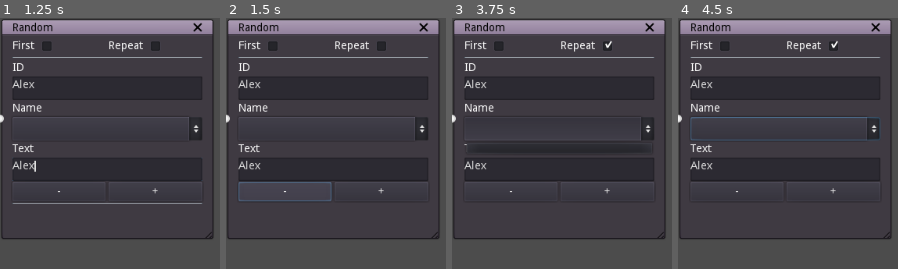
Above: before the commit, frames 1-4 (left to right).
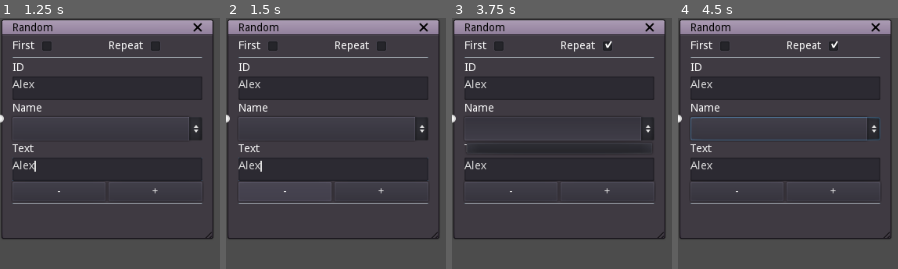
Above: after the commit, the same moments.

Repository: Fantoser/dialogue_tree_editor
Game: Godot game, scene res://Nodes/Random.tscn
The game is run twice, just before and just after one commit, with the same random seed, the same clock (stepped at 60 frames per second) and the same inputs. This scene is started directly instead of the project's main scene.
Inputs (mouse positions are in pixels of both pictures, inside the frame that each line leads up to):
- Up to frame 1 (1.25 s): click (107, 88) at 0.52 s; type "Alex" at 0.6 s; click (107, 168) at 0.75 s; type "Alex" at 0.83 s
- Up to frame 2 (1.5 s): click "-" at 1.25 s
- Up to frame 3 (3.75 s): click (498, 45) at 2 s; click (608, 45) at 2.75 s; click (559, 128) at 3.5 s
- Up to frame 4 (4.5 s): click "+" at 4.25 s

Frame 1 is identical in both runs. In frame 2, 0.6% of the frame differs, in the area x 5-92%, y 56-75%; in frame 3, 0.3%; in frame 4, 0.3%.

Commit message:
FIxing some issue, beautifying the code

Diff:
--- a/Main.gd
+++ b/Main.gd
@@ -19,34 +19,36 @@
 onready var nameInput = $"VBoxContainer3/TextEdit"
 onready var nameList = $"VBoxContainer3/NameList"
 
-func _ready():
-	pass # Replace with function body.
 
 func _process(delta):
 	if Input.is_action_just_pressed("button1"):
 		print($GraphEdit.get_connection_list())
-#	if Input.is_action_just_pressed("button2"):
-#		$GraphEdit.connect_node("Text node", 0, "@Text node@43", 0)
+
 
 func _on_Text_node_pressed():
 	node = text_node.instance()
 	add_node(node)
 
+
 func _on_Divert_node_pressed():
 	node = divert_node.instance()
 	add_node(node)
 
+
 func _on_Question_node_pressed():
 	node = question_node.instance()
 	add_node(node)
 
+
 func _on_Action_node_pressed():
 	node = action_node.instance()
 	add_node(node)
 
+
 func _on_Random_node_pressed():
 	node = random_node.instance()
 	add_node(node)
+
 
 func add_node(node):
 	node.node_id = node_index
@@ -59,14 +61,18 @@
 	node_index += 1
 	node_offset += 1
 
+
 func _on_GraphEdit_connection_request(from, from_slot, to, to_slot):
 	$GraphEdit.connect_node(from, from_slot, to, to_slot)
 
+
 func _on_GraphEdit_disconnection_request(from, from_slot, to, to_slot):
 	$GraphEdit.disconnect_node(from, from_slot, to, to_slot)
 
+
 func _on_GraphEdit_scroll_offset_changed(ofs):
 	node_offset = 0
+
 
 func _on_Save_pressed():
 	mode = "save"
@@ -173,8 +179,6 @@
 		file.close()
 	else:
 		print("ERROR")
-#	print(connectlist)
-#	print(dialogue)
 
 
 func write_dialogue(connectlist):
@@ -285,6 +289,7 @@
 	dialogue = {}
 	save_file = null
 
+
 func _create_and_connect(from_node, type):
 	match type:
 		"text":
@@ -307,6 +312,7 @@
 	$GraphEdit.connect_node(from_node.name , 0, node.name, 0)
 	node_index += 1
 
+
 func _on_Add_pressed():
 	nameList.add_item(nameInput.text)
 	theNameList.append(nameInput.text)
@@ -326,21 +332,25 @@
 		_remove_nodes_namelist(nameList.get_selected_items()[0])
 		nameList.remove_item(nameList.get_selected_items()[0])
 
+
 func _add_nodes_namelist(name):
 	for node in $GraphEdit.get_children():
 		if node is GraphNode and node.Type != "divert":
 			node._add_name(name)
 
+
 func _edit_nodes_namelist(id, to):
 	for node in $GraphEdit.get_children():
 		if node is GraphNode and node.Type != "divert":
 			node._edit_name(id, to)
 
+
 func _remove_nodes_namelist(id):
 	for node in $GraphEdit.get_children():
 		if node is GraphNode and node.Type != "divert":
 			node._remove_name(id)
 
+
 func _load_namelist(node):
 	for i in range(nameList.get_item_count()):
 		node._add_name(nameList.get_item_text(i))
--- a/Nodes/Divert.gd
+++ b/Nodes/Divert.gd
@@ -10,12 +10,12 @@
 var Value = null
 var const_size = null
 
-onready var condition = $All/Condition
+onready var condition = $"All/Condition"
 onready var dictionary = $"All/Dictionary text"
 onready var variable = $"All/Variable text"
 onready var value = $"All/Value text"
 
-# Called when the node enters the scene tree for the first time.
+
 func _ready():
 	real_id = node_id
 	condition.add_item("boolean")
@@ -26,10 +26,10 @@
 	const_size = rect_min_size
 
 
-# Called every frame. 'delta' is the elapsed time since the previous frame.
+
 func _process(delta):
 	rect_size = const_size
-#	$TextEdit.rect_size[1] = self.rect_size[1]-50
+
 
 func loading(node):
 	if node.had("dictionary"):
@@ -46,6 +46,7 @@
 
 	condition.select(node["condition"])
 
+
 func _on_Divert_node_close_request():
 	queue_free()
 
@@ -58,18 +59,23 @@
 func _on_Divert_node_resized():
 	$"All".rect_min_size.y = self.get_rect().size.y - 180
 
+
 func _on_ID_text_text_changed():
 	node_id = $"All/ID text".text
+
 
 func _on_Condition_item_selected(ID):
 	Condition = condition.get_item_text(ID)
 	CondID = ID
 
+
 func _on_Dictionary_text_text_changed():
 	Dict = dictionary.text
 
+
 func _on_Variable_text_text_changed():
 	Variable = variable.text
+
 
 func _on_Value_text_text_changed():
 	Value = value.text
@@ -82,6 +88,7 @@
 	else:
 		node_id = real_id
 
+
 func _on_Repeat_checkBox_pressed():
 	if $"Firstrepeat/Repeat/Repeat checkbox".pressed == true:
 		$"Firstrepeat/First/First checkbox".pressed = false
--- a/Nodes/Question.gd
+++ b/Nodes/Question.gd
@@ -13,17 +13,15 @@
 
 onready var nameList = $"All/Name text"
 
-# Called when the node enters the scene tree for the first time.
+
 func _ready():
 	real_id = node_id
 	_on_Add_pressed()
 	const_size = rect_min_size
 
 
-# Called every frame. 'delta' is the elapsed time since the previous frame.
 func _process(delta):
 	rect_size = const_size
-#	$TextEdit.rect_size[1] = self.rect_size[1]-50
 
 
 func loading(node):
@@ -43,6 +41,7 @@
 		textbar.text = node["options"][i]
 		Options[i] = node["options"][i]
 
+
 func _on_Question_node_close_request():
 	queue_free()
 
@@ -54,6 +53,7 @@
 
 func _on_Question_node_resized():
 	$"All".rect_min_size.y = self.get_rect().size.y - all_miny
+
 
 func _on_Add_pressed():
 
@@ -86,11 +86,14 @@
 		self.get_child(get_child_count()-1).queue_free()
 		slots_count -= 1
 
+
 func _option_Change(node, slot):
 	Options[slot] = node.text
 
+
 func _on_ID_text_text_changed():
 	node_id = $"All/ID text".text
+
 
 func _on_Name_text_text_changed():
 	Name = $"All/Name text".text
@@ -107,6 +110,7 @@
 	else:
 		node_id = real_id
 
+
 func _on_Repeat_checkBox_pressed():
 	if $"Firstrepeat/Repeat/Repeat checkbox".pressed == true:
 		$"Firstrepeat/First/First checkbox".pressed = false
@@ -114,11 +118,14 @@
 	else:
 		node_id = real_id
 
+
 func _add_name(name):
 	nameList.add_item(name)
+
 
 func _edit_name(id, to):
 	nameList.set_item_text(id, to)
 
+
 func _remove_name(id):
 		nameList.remove_item(id)
--- a/Nodes/Random.gd
+++ b/Nodes/Random.gd
@@ -13,16 +13,15 @@
 
 onready var nameList = $"All/Name text"
 
+
 func _ready():
 	real_id = node_id
 	_on_Add_pressed()
 	const_size = rect_min_size
 
 
-# Called every frame. 'delta' is the elapsed time since the previous frame.
 func _process(delta):
 	rect_size = const_size
-#	$TextEdit.rect_size[1] = self.rect_size[1]-50
 
 
 func loading(node):
@@ -30,12 +29,15 @@
 		$"All/Name text".text = node["name"]
 		Name = node["name"]
 
+
 	if node.has("content"):
 		$"All/Text text".text = node["content"]
 		Text = node["content"]
 
+
 	for i in range(1, node["value"].size()):
 		_on_Add_pressed()
+
 
 func _on_Random_node_close_request():
 	queue_free()
@@ -49,6 +51,7 @@
 func _on_Random_node_resized():
 	$"All".rect_min_size.y = self.get_rect().size.y - all_miny
 
+
 func _on_Add_pressed():
 
 	all_miny += 30
@@ -56,29 +59,24 @@
 
 	var container = VBoxContainer.new()
 
-#	textbar.connect("text_changed", self, "_variable_Change", [textbar, slots_count-5])
-#	textbar2.connect("text_changed", self, "_value_Change", [textbar, slots_count-5])
-
 	container.rect_min_size[1] = 30
 	container.set_v_size_flags(SIZE_EXPAND_FILL)
-#	textbar.set_v_size_flags(SIZE_EXPAND_FILL)
-#	textbar2.set_v_size_flags(SIZE_EXPAND_FILL)
+
 
 	slots_count += 1
 	set_slot(slots_count, false, 0, Color(1, 1, 1, 1), true, 0, Color(1, 1, 1, 1))
 
 	container.add_child(HSeparator.new())
-#	container.add_child(textbar)
-#	container.add_child(textbar2)
 	self.add_child(container)
 
 
 func _on_Remove_pressed():
-	if slots_count > 1:
+	if slots_count > 5:
 		all_miny -= 30
 		self.rect_min_size[1] -= 30
 		self.get_child(get_child_count()-1).queue_free()
 		slots_count -= 1
+
 
 func _on_Variable_check_pressed():
 	if $"HBoxContainer/HBoxContainer2/Variable check".pressed == true:
@@ -93,8 +91,10 @@
 	else:
 		$"HBoxContainer/HBoxContainer3/Random check".pressed = true
 
+
 func _on_ID_text_text_changed():
 	node_id = $"All/ID text".text
+
 
 func _on_Name_text_text_changed():
 	Name = $"All/Name text".text
@@ -111,6 +111,7 @@
 	else:
 		node_id = real_id
 
+
 func _on_Repeat_checkBox_pressed():
 	if $"Firstrepeat/Repeat/Repeat checkbox".pressed == true:
 		$"Firstrepeat/First/First checkbox".pressed = false
@@ -118,11 +119,14 @@
 	else:
 		node_id = real_id
 
+
 func _add_name(name):
 	nameList.add_item(name)
+
 
 func _edit_name(id, to):
 	nameList.set_item_text(id, to)
 
+
 func _remove_name(id):
-		nameList.remove_item(id)
+	nameList.remove_item(id)
--- a/Nodes/Random.tscn
+++ b/Nodes/Random.tscn
@@ -144,7 +144,6 @@
 margin_bottom = 213.0
 
 [node name="Button container" type="HBoxContainer" parent="."]
-editor/display_folded = true
 margin_left = 16.0
 margin_top = 214.0
 margin_right = 259.0
@@ -154,14 +153,18 @@
 [node name="Remove" type="Button" parent="Button container"]
 margin_right = 119.0
 margin_bottom = 25.0
+focus_mode = 0
 size_flags_horizontal = 3
+enabled_focus_mode = 0
 text = "-"
 
 [node name="Add" type="Button" parent="Button container"]
 margin_left = 123.0
 margin_right = 243.0
 margin_bottom = 25.0
+focus_mode = 0
 size_flags_horizontal = 3
+enabled_focus_mode = 0
 text = "+"
 
 [node name="HSeparator2" type="HSeparator" parent="."]
--- a/Nodes/Text.gd
+++ b/Nodes/Text.gd
@@ -14,7 +14,7 @@
 
 signal text_butt(offset)
 
-# Called when the node enters the scene tree for the first time.
+
 func _ready():
 	real_id = node_id
 	const_size = rect_min_size
@@ -24,6 +24,7 @@
 	$"HSplitContainer/Buttons/Question".connect("pressed", parent, "_create_and_connect", [self, "question"])
 	$"HSplitContainer/Buttons/Action".connect("pressed", parent, "_create_and_connect", [self, "action"])
 	$"HSplitContainer/Buttons/Random".connect("pressed", parent, "_create_and_connect", [self, "random"])
+
 
 func _process(delta):
 	rect_size = const_size
@@ -52,18 +53,23 @@
 func _on_ID_text_text_changed():
 	node_id = $"HSplitContainer/VBoxContainer/All/ID text".text
 
+
 func _on_Text_node_resized():
 	$"HSplitContainer/VBoxContainer/All".rect_min_size.y = self.get_rect().size.y - 70
+
 
 func _on_Name_text_text_changed():
 	Name = $"HSplitContainer/VBoxContainer/All/Name text".text
 
+
 func _on_Name_text_item_selected(ID):
 	Name = nameList.get_item_text(ID)
+
 
 func _on_Text_text_text_changed():
 	Text = $"HSplitContainer/VBoxContainer/All/Text text".text
 	_resize()
+
 
 func _resize():
 	while line_count != $"HSplitContainer/VBoxContainer/All/Text text".get_line_count():
@@ -90,11 +96,14 @@
 	else:
 		node_id = real_id
 
+
 func _add_name(name):
 	nameList.add_item(name)
+
 
 func _edit_name(id, to):
 	nameList.set_item_text(id, to)
 
+
 func _remove_name(id):
 		nameList.remove_item(id)
